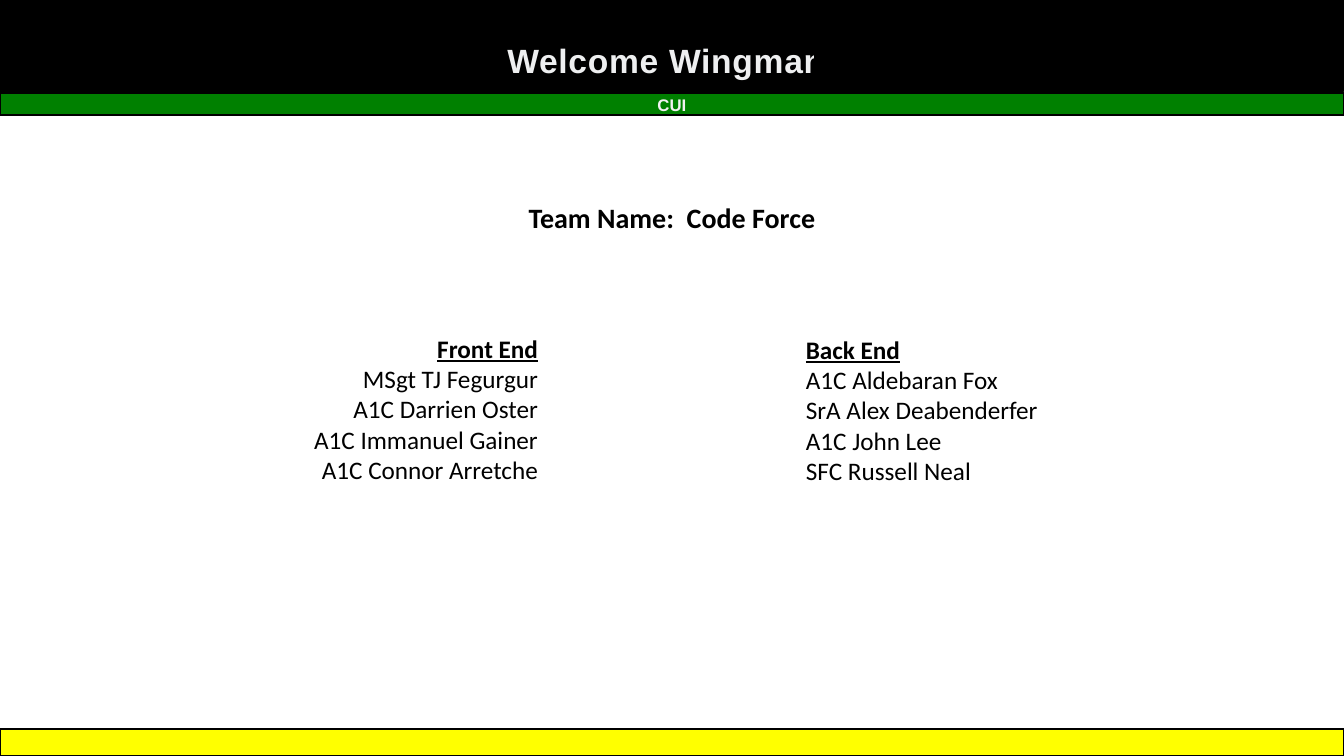
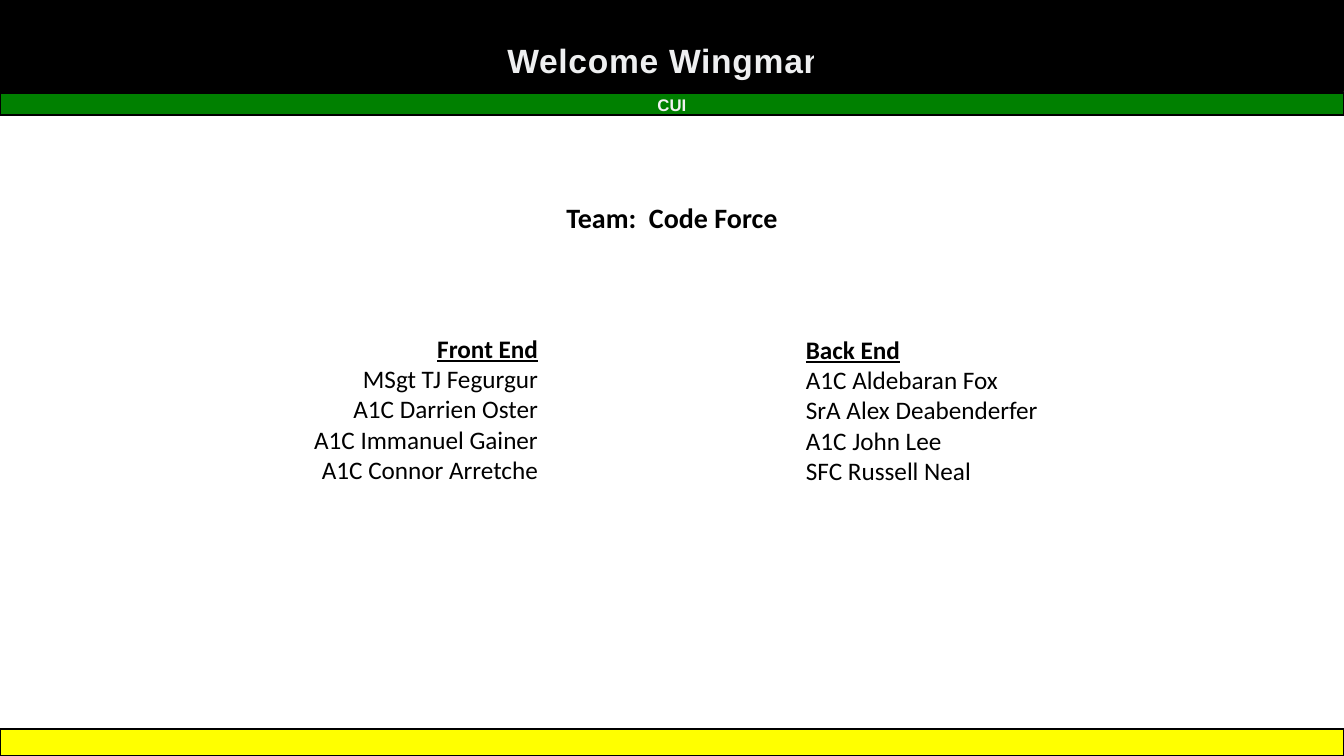
Before and after one commit to IslaChaos13/SDI-2026-Capstone, a slide deck: slide 1 of Presentation1.pptx. Drawn at 1344x756 pixels with LibreOffice and Linux fonts; fonts in the diff are those of the drawing; background and template pictures are left out. Boxes give left, top, right and bottom in pixels: in the first picture for what was removed or moved away, otherwise in the second. Text is boxed around its words. In the diff, an @@ line names an element or a change of style, - is before the commit and + after.

Commit message:
updated presentation

```diff
--- a/Presentation1.pptx
+++ b/Presentation1.pptx
@@ text at (566,208,777,229): text changed @@
-Team Name: Code Force
+Team: Code Force
```
